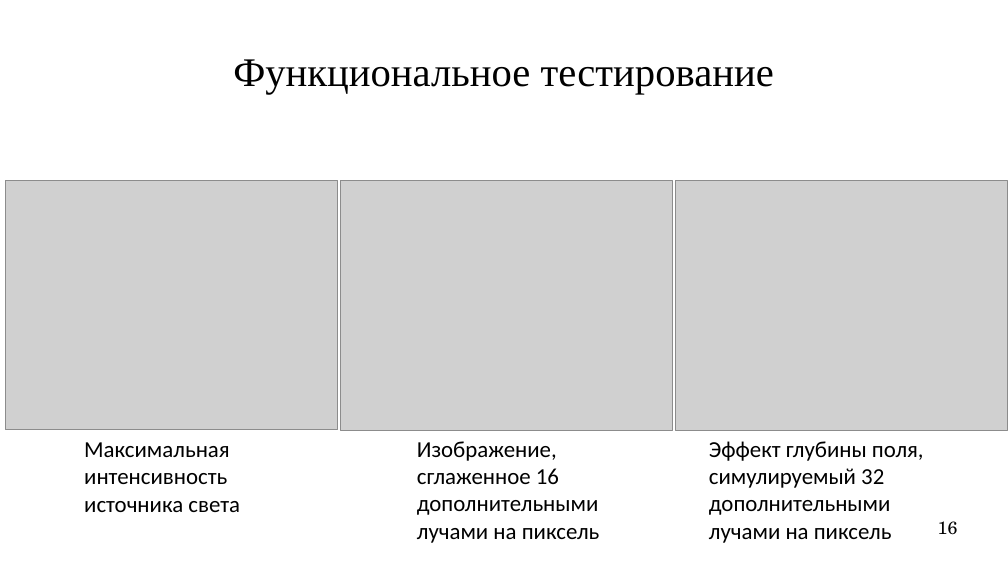
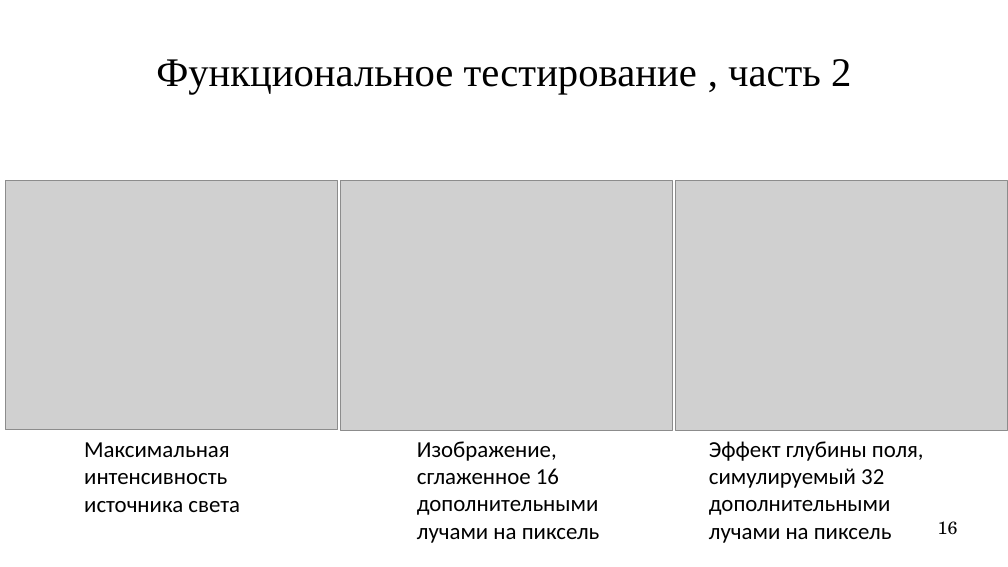
Before and after one commit to Nok1o/CG-coursework-2024, a slide deck: slide 16 of doc/CourseworkPresentation.pptx. Drawn at 1008x567 pixels with LibreOffice and Linux fonts; fonts in the diff are those of the drawing; grey boxes stand for pictures. Boxes give left, top, right and bottom in pixels: in the first picture for what was removed or moved away, otherwise in the second. Text is boxed around its words. In the diff, an @@ line names an element or a change of style, - is before the commit and + after.

```diff
--- a/doc/CourseworkPresentation.pptx
+++ b/doc/CourseworkPresentation.pptx
@@ title at [156, 59, 851, 94]: text changed @@
-Функциональное тестирование
+Функциональное тестирование , часть 2
```
Also in this commit, not shown: 7 other slides changed, 33 other files.
